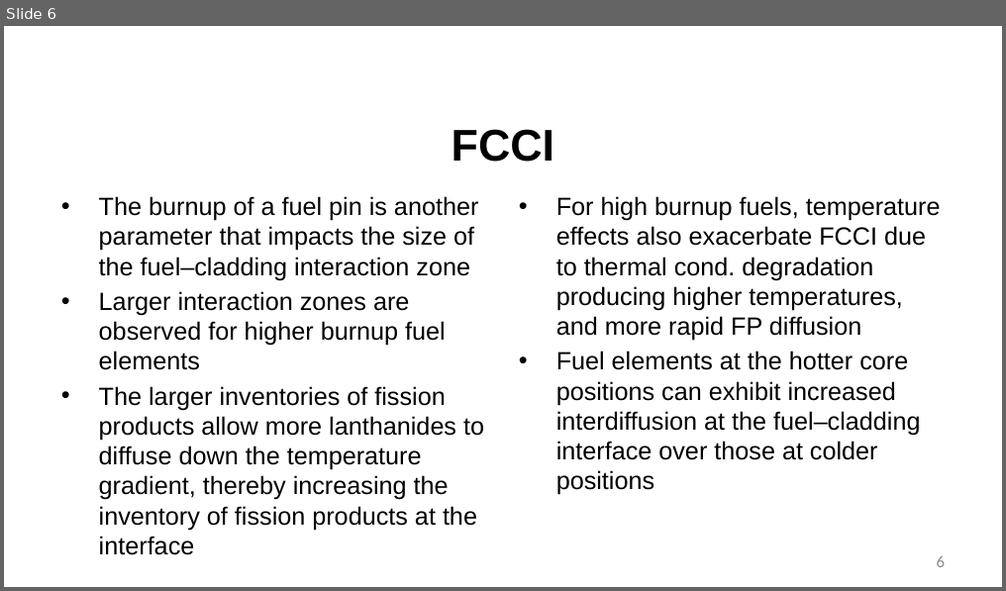
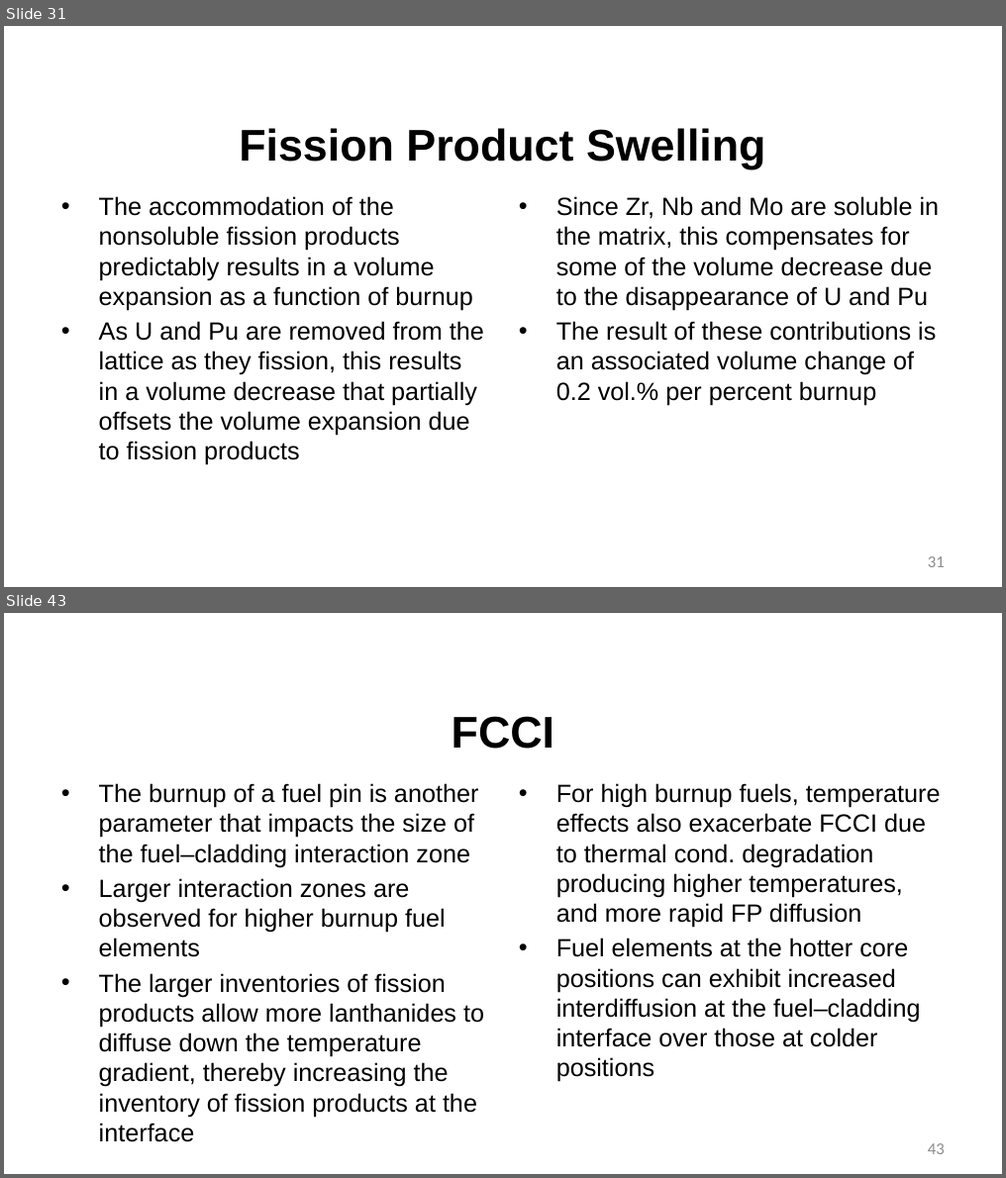
Before and after one commit to benbeeler/TEACHING, a slide deck: Advanced Reactor Materials/Fall2025/Lec9_SFRs.pptx. Shown one above the other, each under a label of ours: slide 6 before the commit, slides 31 and 43 after it; the slides between them are not shown. The pictures are 1006x591 and 1006x1178 pixels, drawn with LibreOffice and Linux fonts; fonts in the diff are those of the drawing; background and template pictures are left out. Boxes give left, top, right and bottom in pixels: in the first picture for what was removed or moved away, otherwise in the second. Text is boxed around its words. In the diff, an @@ line names an element or a change of style, - is before the commit and + after.

```diff
--- a/Advanced Reactor Materials/Fall2025/Lec9_SFRs.pptx
+++ b/Advanced Reactor Materials/Fall2025/Lec9_SFRs.pptx
@@ slide 31 added at <box>4,26,1002,587</box>, background #FFFFFF @@
@@ title added at <box>239,128,766,170</box>, 42.7 pt, text #000000, bold @@
+Fission Product Swelling
@@ text added at <box>99,196,484,466</box>, 24 pt, text #000000 @@
+• The accommodation of the nonsoluble fission products predictably results in a volume expansion as a function of burnup
+• As U and Pu are removed from the lattice as they fission, this results in a volume decrease that partially offsets the volume expansion due to fission products
@@ text added at <box>556,196,940,405</box>, 24 pt, text #000000 @@
+• Since Zr, Nb and Mo are soluble in the matrix, this compensates for some of the volume decrease due to the disappearance of U and Pu
+• The result of these contributions is an associated volume change of 0.2 vol.% per percent burnup
@@ page number added at <box>928,557,944,568</box>, 16 pt, text #8C8C8C @@
+31
@@ what was slide 6 is now slide 43 @@
@@ page number at <box>928,1144,944,1155</box>: text changed @@
-6
+43
```
Also in this commit, not shown: 4 slides changed, 38 other slides added, 30 slides removed, 27 other files.
